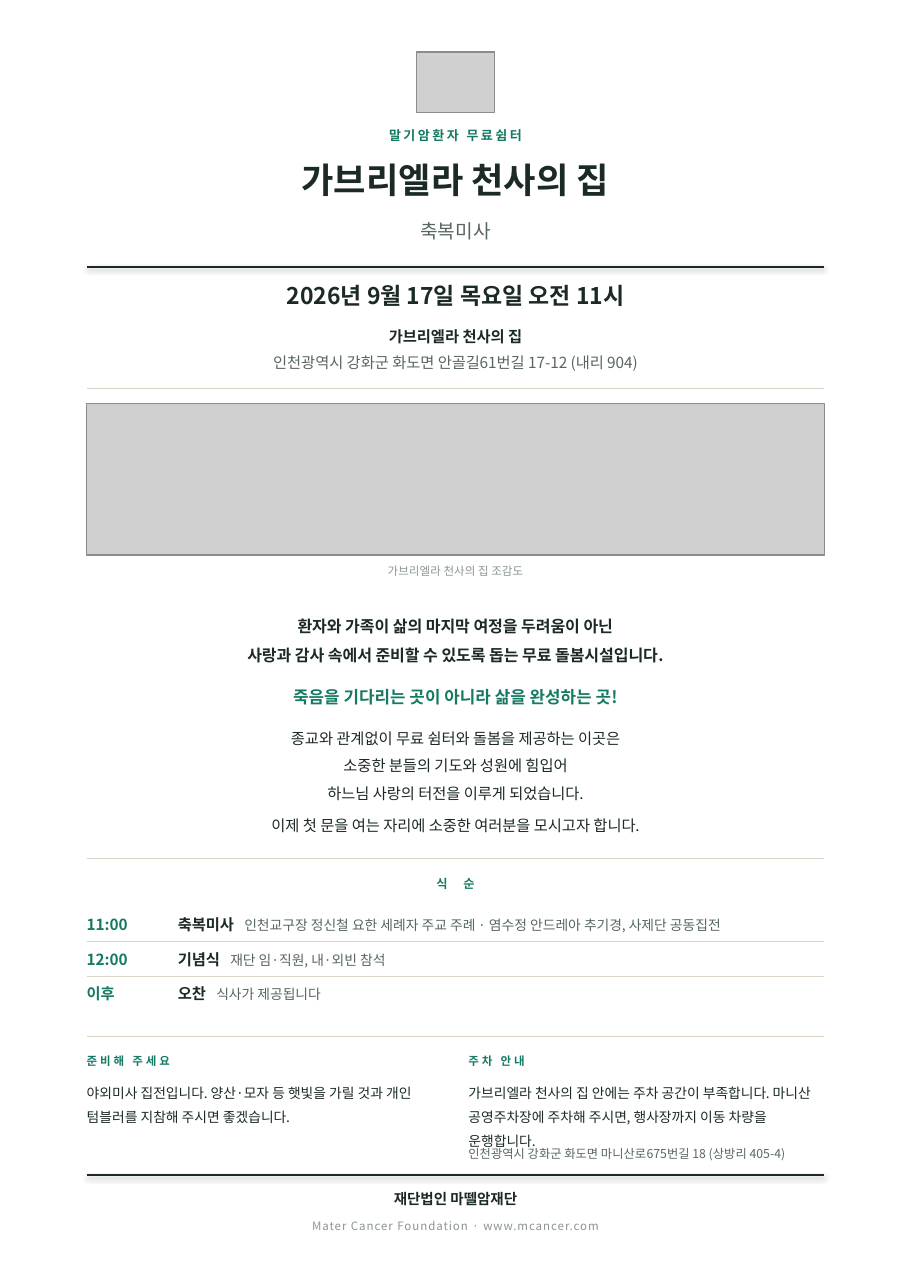
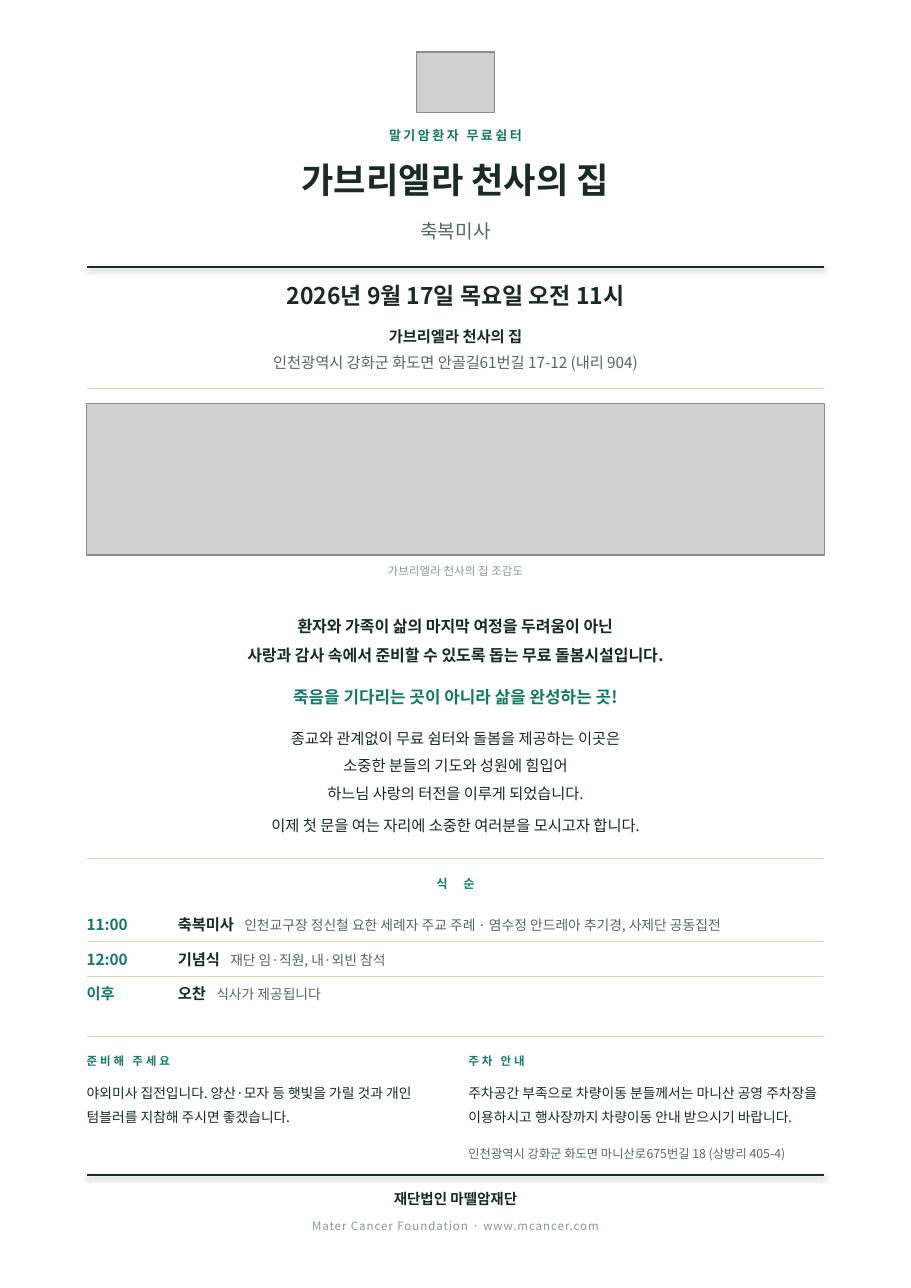
Before and after one commit to mcancermaria-hue/gabriella-invitation, a slide deck: slide 1 of print/가브리엘라_축복미사_초대장_A4.pptx. Drawn at 911x1288 pixels with LibreOffice and Linux fonts; fonts in the diff are those of the drawing; grey boxes stand for pictures. Boxes give left, top, right and bottom in pixels: in the first picture for what was removed or moved away, otherwise in the second. Text is boxed around its words. In the diff, an @@ line names an element or a change of style, - is before the commit and + after.

Commit message:
주차 안내 문구 사용자 원고로 교체
'주차공간 부족으로 차량이동 분들께서는 마니산 공영 주차장을 이용하시고
행사장까지 차량이동 안내 받으시기 바랍니다.'
온라인·PDF·PPTX 3곳 동일 적용

```diff
--- a/print/가브리엘라_축복미사_초대장_A4.pptx
+++ b/print/가브리엘라_축복미사_초대장_A4.pptx
@@ text at <box>468,1086,817,1123</box>: text changed @@
-가브리엘라 천사의 집 안에는 주차 공간이 부족합니다. 마니산 공영주차장에 주차해 주시면, 행사장까지 이동 차량을 운행합니다.
+주차공간 부족으로 차량이동 분들께서는 마니산 공영 주차장을 이용하시고 행사장까지 차량이동 안내 받으시기 바랍니다.
```
Also in this commit, not shown: 4 other files.
